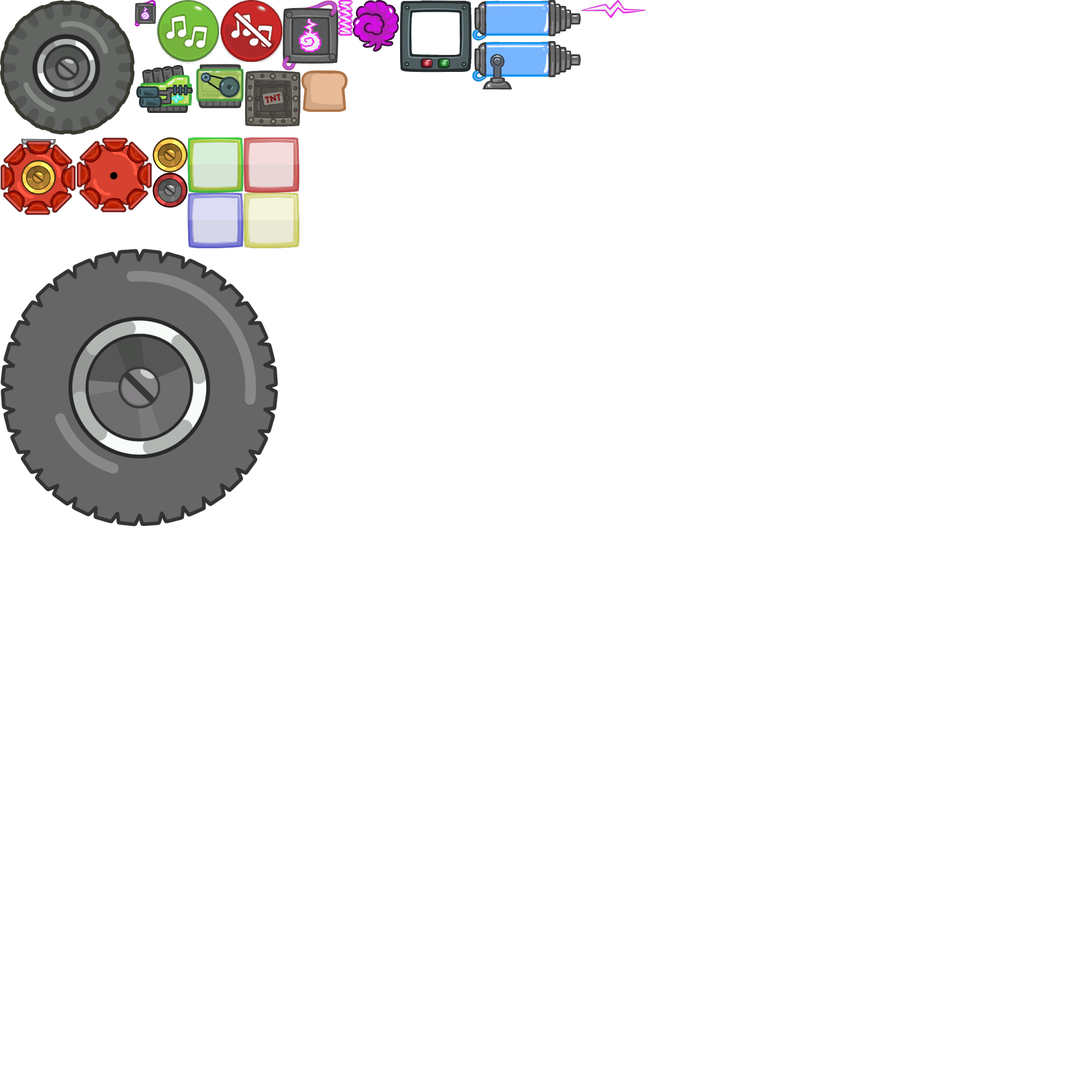
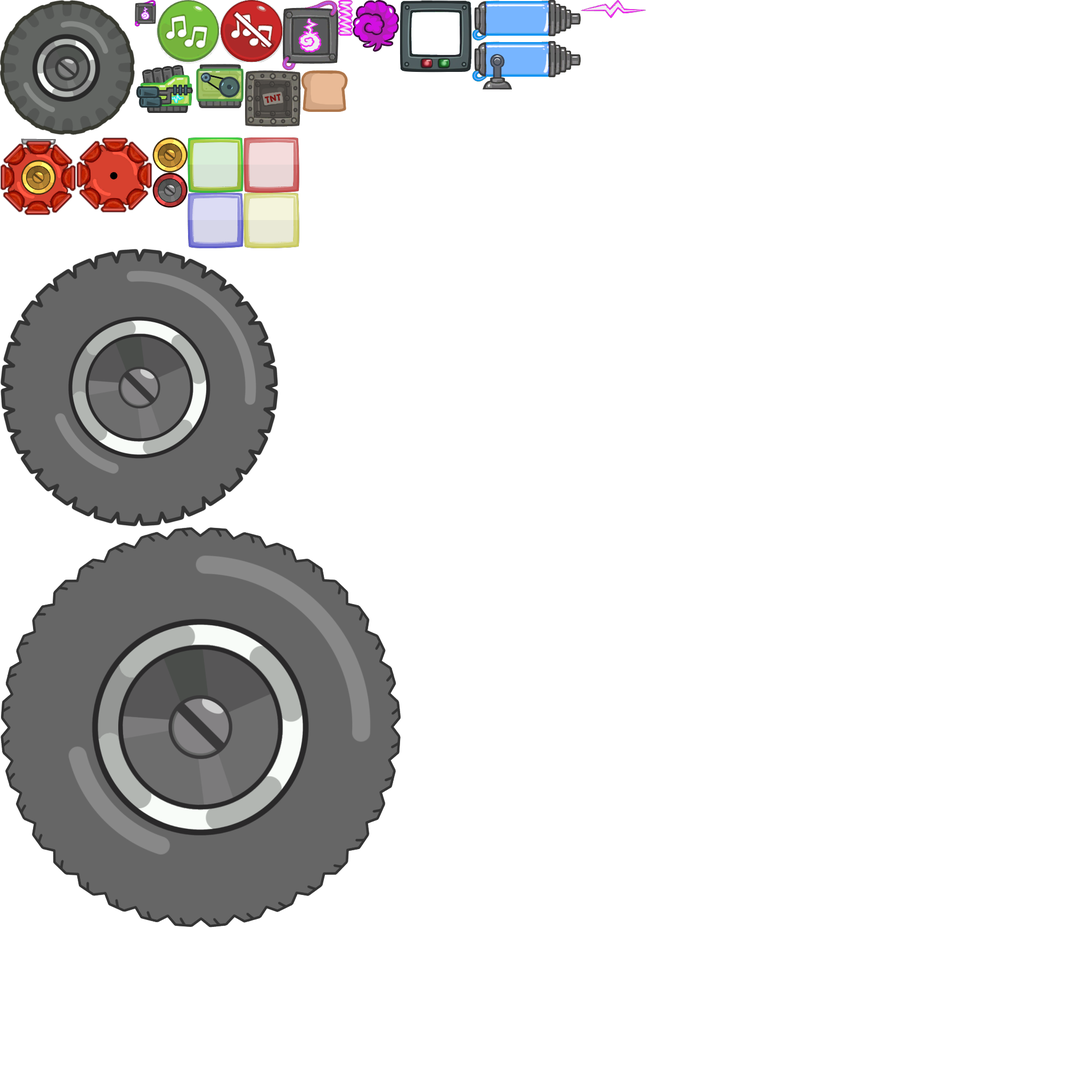
Comparing the layer stacks of the two 1091 x 1091 images. Changes:
added layer "Larger Off Road Wheel" above "Large Off Road Wheel" over [0, 527, 402, 928]
